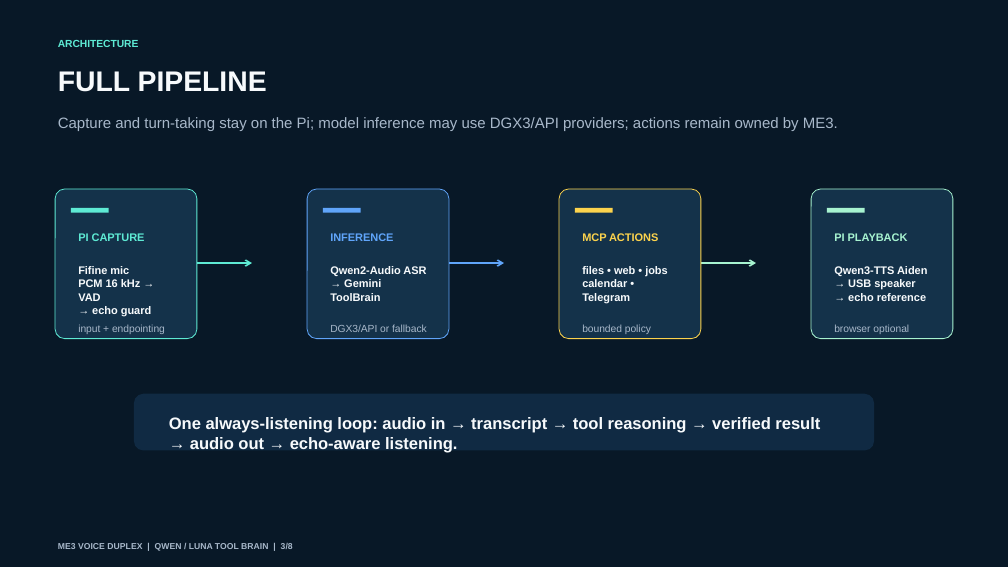
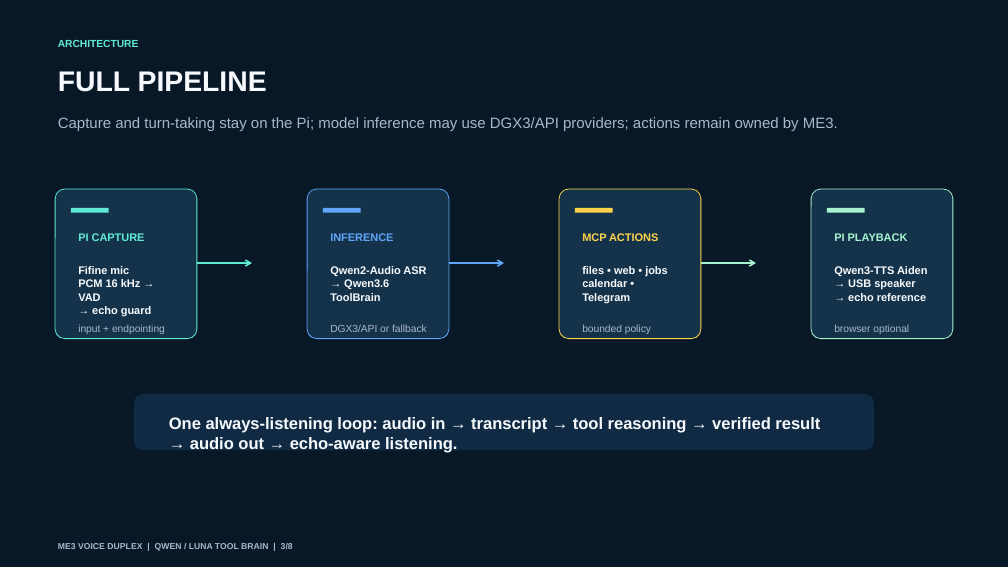
Before and after one commit to cfdumalaog/Crizepvill-Dumalaog-AI-231, a slide deck: slide 3 of Dumalaog_ME3 - Voice Duplex/me3 qwen/docs/presentation/ME3_Voice_Duplex_Presentation_v12_Pipeline_WER_20261120.pptx. Drawn at 1008x567 pixels with LibreOffice and Linux fonts; fonts in the diff are those of the drawing. Boxes give left, top, right and bottom in pixels: in the first picture for what was removed or moved away, otherwise in the second. Text is boxed around its words. In the diff, an @@ line names an element or a change of style, - is before the commit and + after.

Commit message:
feat(me3): switch qwen tool brain to qwen3.6 vllm

```diff
--- a/Dumalaog_ME3 - Voice Duplex/me3 qwen/docs/presentation/ME3_Voice_Duplex_Presentation_v12_Pipeline_WER_20261120.pptx
+++ b/Dumalaog_ME3 - Voice Duplex/me3 qwen/docs/presentation/ME3_Voice_Duplex_Presentation_v12_Pipeline_WER_20261120.pptx
@@ text at box(330, 266, 426, 301): text changed @@
-Qwen2-Audio ASR
-→ Gemini ToolBrain
+Qwen2-Audio ASR
+→ Qwen3.6 ToolBrain
```
Also in this commit, not shown: 15 other files.
